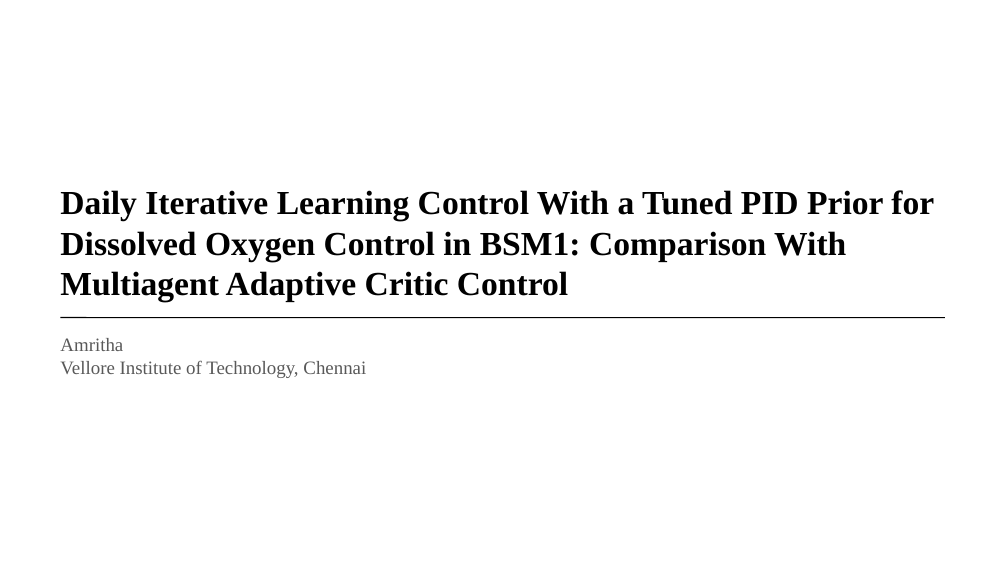
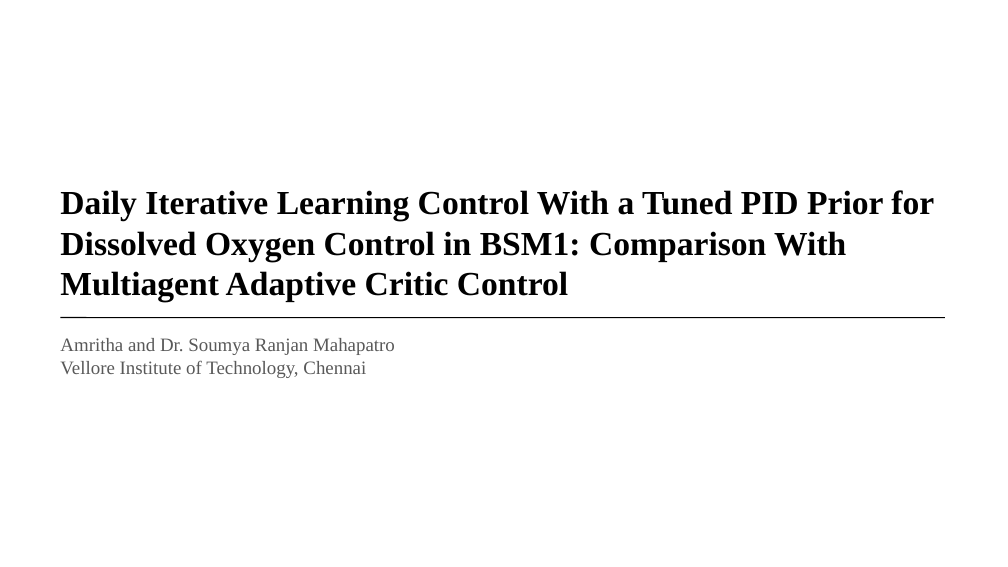
Before and after one commit to Amritha902/water_resource, a slide deck: slide 1 of docs/Paper1_Deck.pptx. Drawn at 1008x567 pixels with LibreOffice and Linux fonts; fonts in the diff are those of the drawing. Boxes give left, top, right and bottom in pixels: in the first picture for what was removed or moved away, otherwise in the second. Text is boxed around its words. In the diff, an @@ line names an element or a change of style, - is before the commit and + after.

Commit message:
Paper 1: authors Amritha and Soumya Ranjan Mahapatro, contact e-mails

```diff
--- a/docs/Paper1_Deck.pptx
+++ b/docs/Paper1_Deck.pptx
@@ text at (x1=60, y1=338, x2=395, y2=355): text changed @@
-Amritha
+Amritha and Dr. Soumya Ranjan Mahapatro
```
Also in this commit, not shown: 3 other files.
